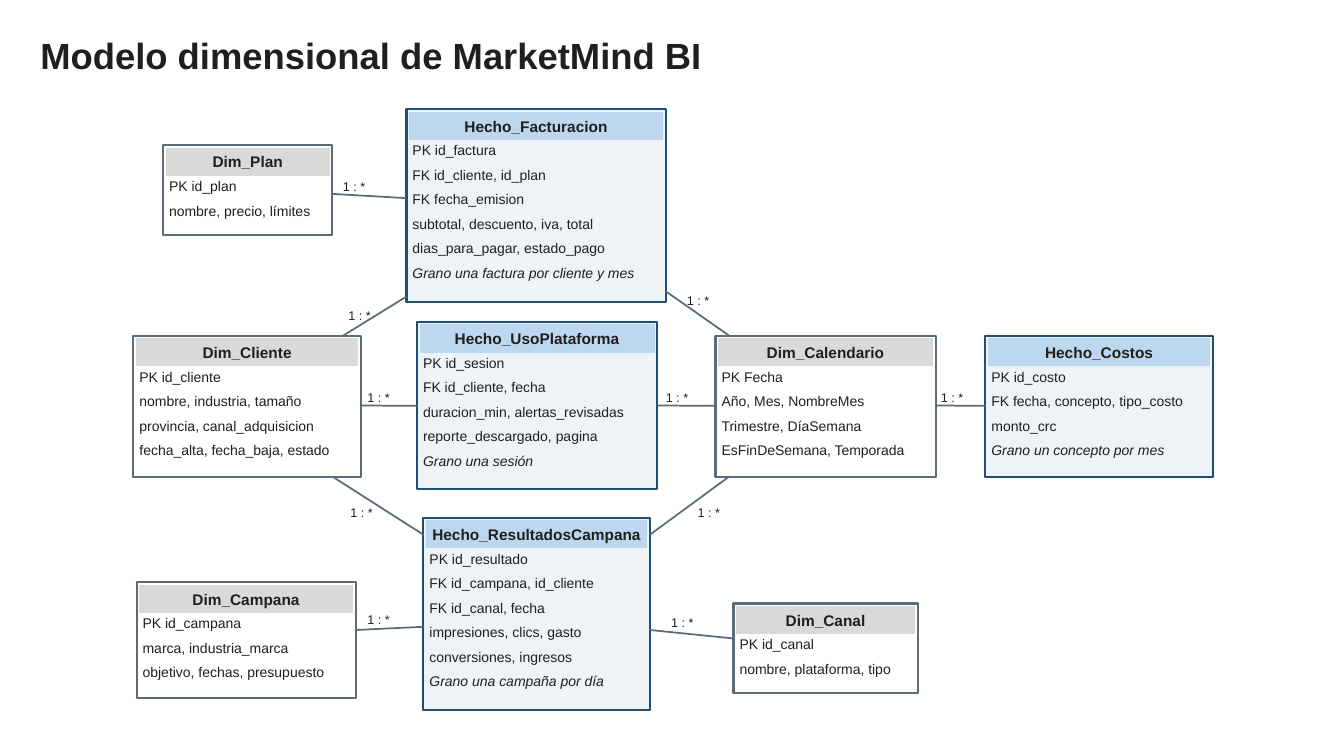
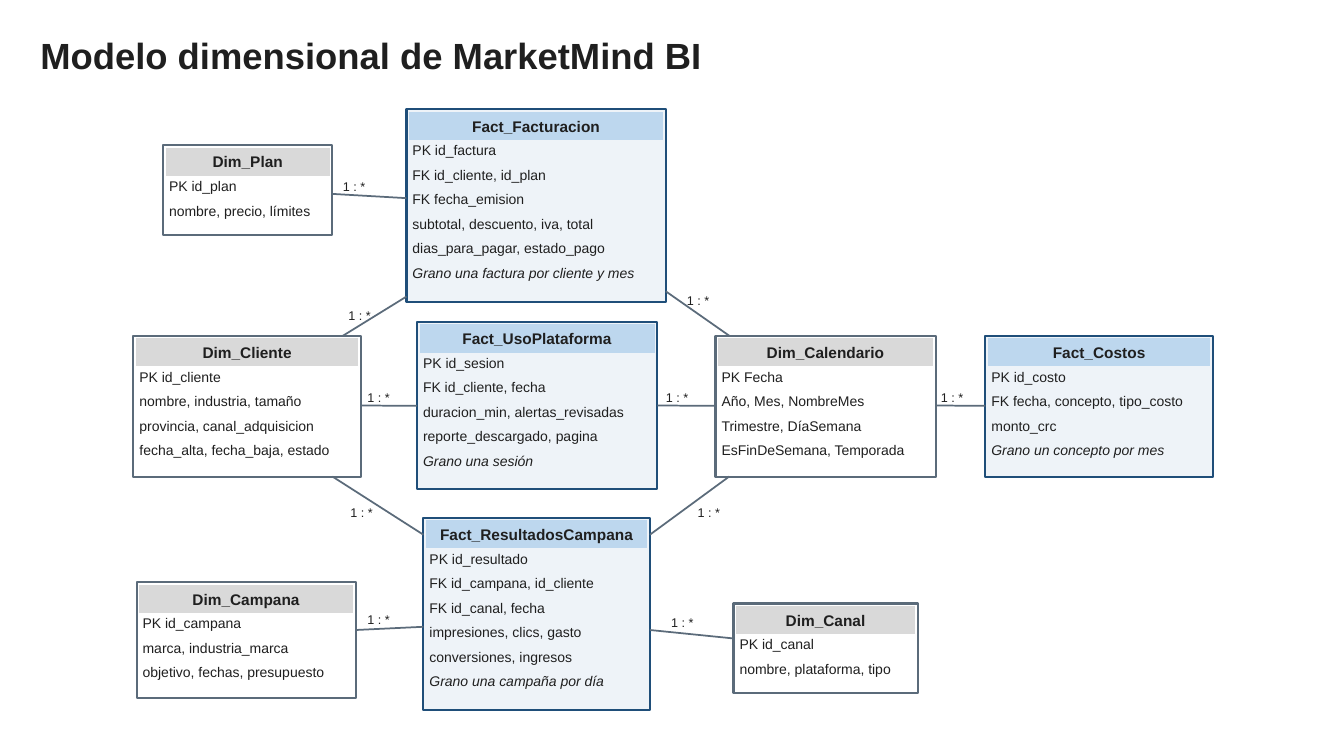
Before and after one commit to melodycotoviera11-ctrl/Examen02_Startup_MarketMind, a slide deck: slide 2 of 02_Arquitectura/pptx/Diagramas_Arquitectura_MarketMind.pptx. Drawn at 1344x756 pixels with LibreOffice and Linux fonts; fonts in the diff are those of the drawing. Boxes give left, top, right and bottom in pixels: in the first picture for what was removed or moved away, otherwise in the second. Text is boxed around its words. In the diff, an @@ line names an element or a change of style, - is before the commit and + after.

```diff
--- a/02_Arquitectura/pptx/Diagramas_Arquitectura_MarketMind.pptx
+++ b/02_Arquitectura/pptx/Diagramas_Arquitectura_MarketMind.pptx
@@ text in rectangle at (x1=472, y1=121, x2=600, y2=134): text changed @@
-Hecho_Facturacion
+Fact_Facturacion
@@ text in rectangle at (x1=462, y1=333, x2=611, y2=346): text changed @@
-Hecho_UsoPlataforma
+Fact_UsoPlataforma
@@ text in rectangle at (x1=1053, y1=347, x2=1146, y2=360): text changed @@
-Hecho_Costos
+Fact_Costos
@@ text in rectangle at (x1=440, y1=529, x2=633, y2=543): text changed @@
-Hecho_ResultadosCampana
+Fact_ResultadosCampana
```
Also in this commit, not shown: 7 other files.
